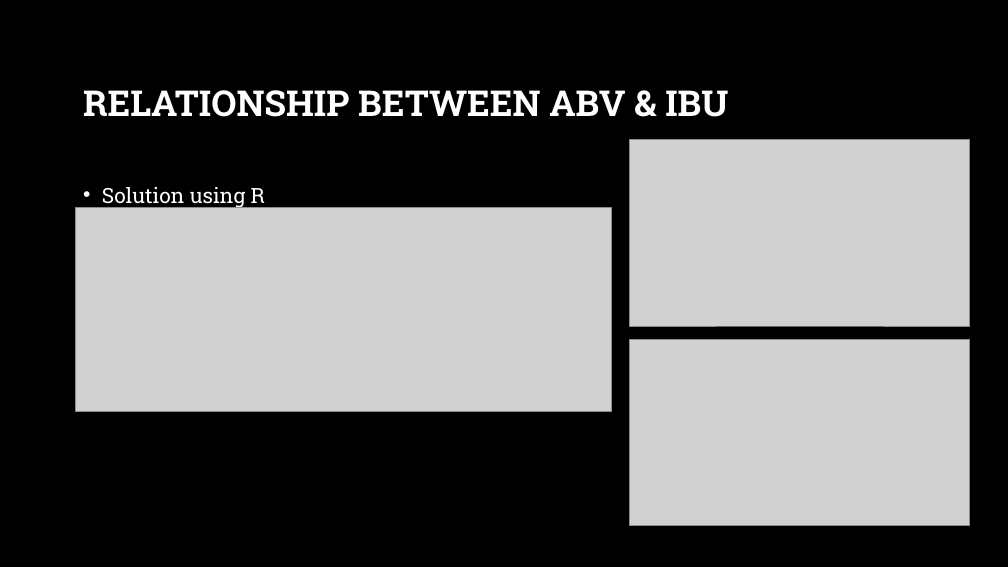
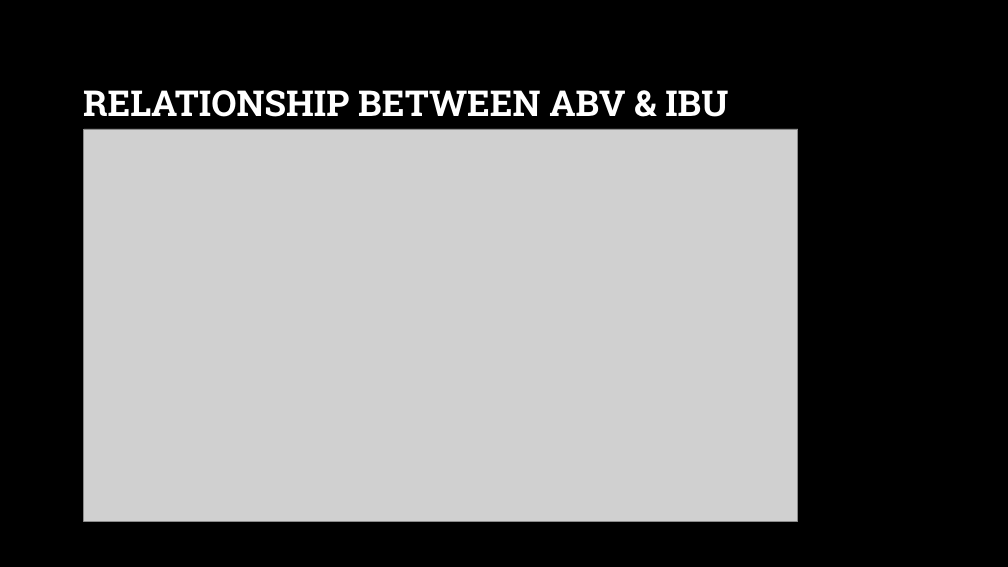
Before and after one commit to IndyD/MSDS-6306-case-study-1, a slide deck: slide 11 of Case Study – Budweiser Brewery Insights.pptx (slide 6 before the commit). Drawn at 1008x567 pixels with LibreOffice and Linux fonts; fonts in the diff are those of the drawing; grey boxes stand for pictures; background and template pictures are left out. Boxes give left, top, right and bottom in pixels: in the first picture for what was removed or moved away, otherwise in the second. Text is boxed around its words. In the diff, an @@ line names an element or a change of style, - is before the commit and + after.

```diff
--- a/Case Study – Budweiser Brewery Insights.pptx
+++ b/Case Study – Budweiser Brewery Insights.pptx
@@ picture: place and size @@
-picture at (630,140,969,327)
+picture at (84,129,799,522)
@@ picture removed at (76,208,612,412) @@
@@ text removed at (102,187,265,209) @@
-• Solution using R
@@ picture removed at (630,340,969,526) @@
```
Also in this commit, not shown: 4 other slides changed, 5 slides added, 1 slide removed.
